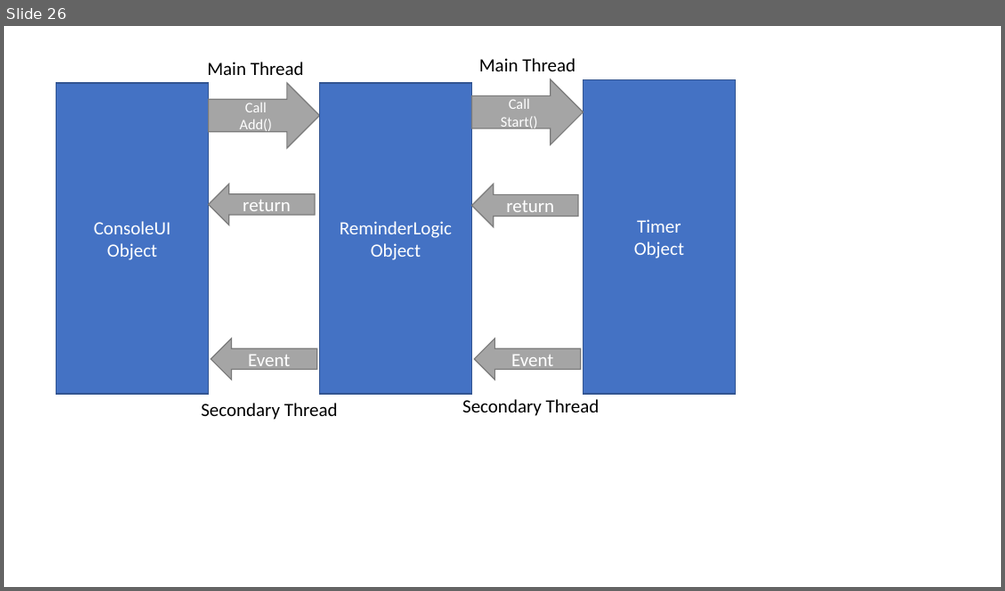
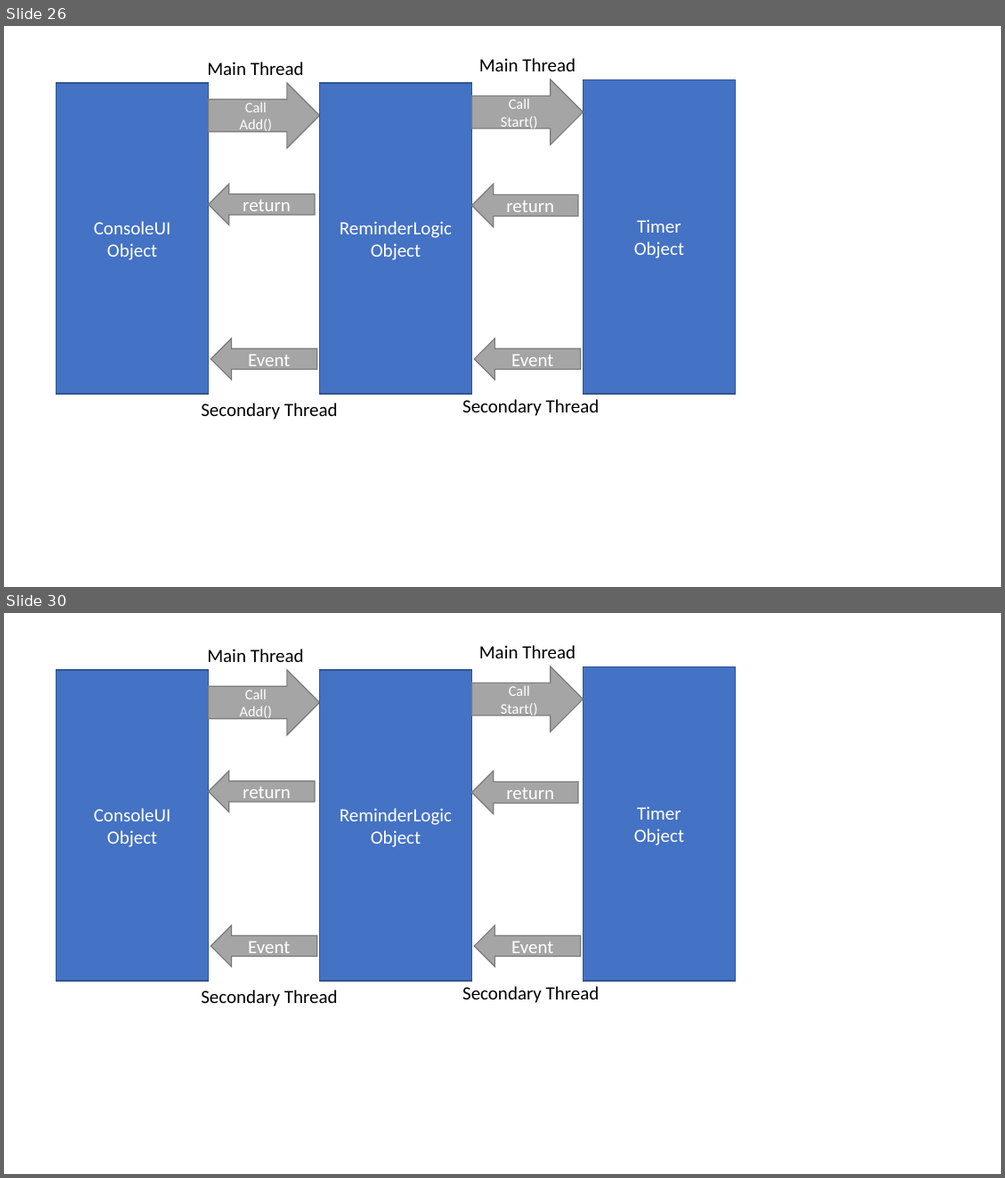
Before and after one commit to Aniket-Kavlekar/DotNetCSharp, a slide deck: Theory.pptx. Shown one above the other, each under a label of ours: slide 26 before the commit, slides 26 and 30 after it; the slides between them are not shown. The pictures are 1005x591 and 1005x1178 pixels, drawn with LibreOffice and Linux fonts; fonts in the diff are those of the drawing. Boxes give left, top, right and bottom in pixels: in the first picture for what was removed or moved away, otherwise in the second. Text is boxed around its words. In the diff, an @@ line names an element or a change of style, - is before the commit and + after.

```diff
--- a/Theory.pptx
+++ b/Theory.pptx
@@ slide 30 added at (4, 613, 1001, 1174), background #FFFFFF @@
@@ text added at (207, 649, 304, 662), 18 pt, text #000000 @@
+Main Thread
@@ text added at (479, 645, 575, 658), 18 pt, text #000000 @@
+Main Thread
@@ rectangle added at (57, 670, 209, 981), fill #4472C4, outline #325491 1 pt, 18 pt, text #FFFFFF @@
+ConsoleUI
+Object
@@ right arrow added at (208, 670, 320, 735), fill #A5A5A5, outline #7A7A7A 1 pt, 14 pt, text #FFFFFF @@
+Call
+Add()
@@ rectangle added at (320, 670, 472, 981), fill #4472C4, outline #325491 1 pt, 18 pt, text #FFFFFF @@
+ReminderLogic
+Object
@@ right arrow added at (472, 666, 583, 732), fill #A5A5A5, outline #7A7A7A 1 pt, 14 pt, text #FFFFFF @@
+Call
+Start()
@@ rectangle added at (582, 666, 736, 981), fill #4472C4, outline #325491 1 pt, 18 pt, text #FFFFFF @@
+Timer
+Object
@@ left arrow added at (208, 771, 315, 811), fill #A5A5A5, outline #7A7A7A 1 pt, 18 pt, text #FFFFFF @@
+return
@@ left arrow added at (472, 771, 578, 814), fill #A5A5A5, outline #7A7A7A 1 pt, 18 pt, text #FFFFFF @@
+return
@@ left arrow added at (211, 925, 317, 966), fill #A5A5A5, outline #7A7A7A 1 pt, 18 pt, text #FFFFFF @@
+Event
@@ left arrow added at (474, 925, 581, 966), fill #A5A5A5, outline #7A7A7A 1 pt, 18 pt, text #FFFFFF @@
+Event
@@ text added at (462, 986, 599, 1003), 18 pt, text #000000 @@
+Secondary Thread
@@ text added at (201, 989, 338, 1006), 18 pt, text #000000 @@
+Secondary Thread
```
Also in this commit, not shown: 7 other slides added, 57 other files.
